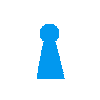
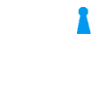
The second 100×100 image is a revision of the first. Changes to its layers:
added layer "Transformation" above "Background" over bbox(77, 7, 91, 34)
painted on "Background" over bbox(37, 24, 65, 79)
